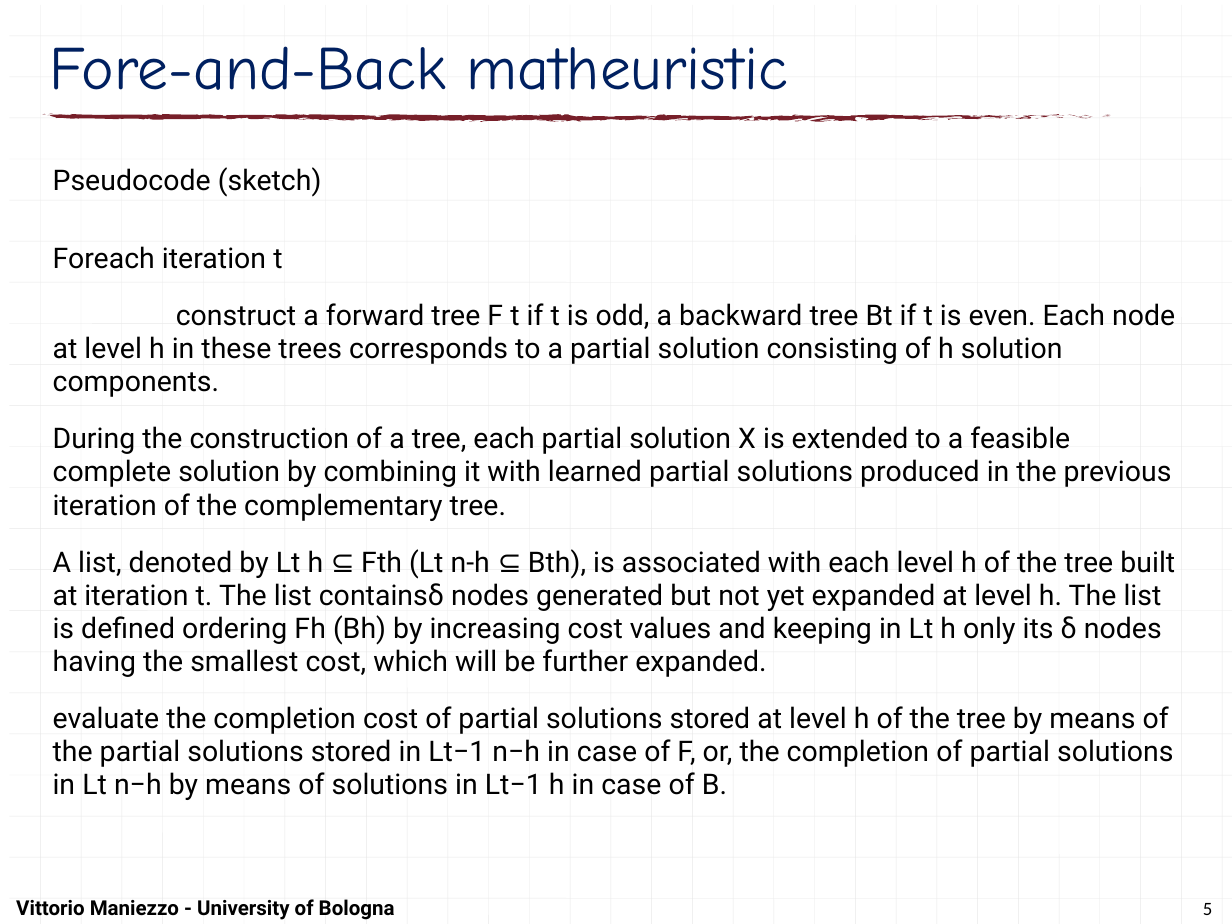
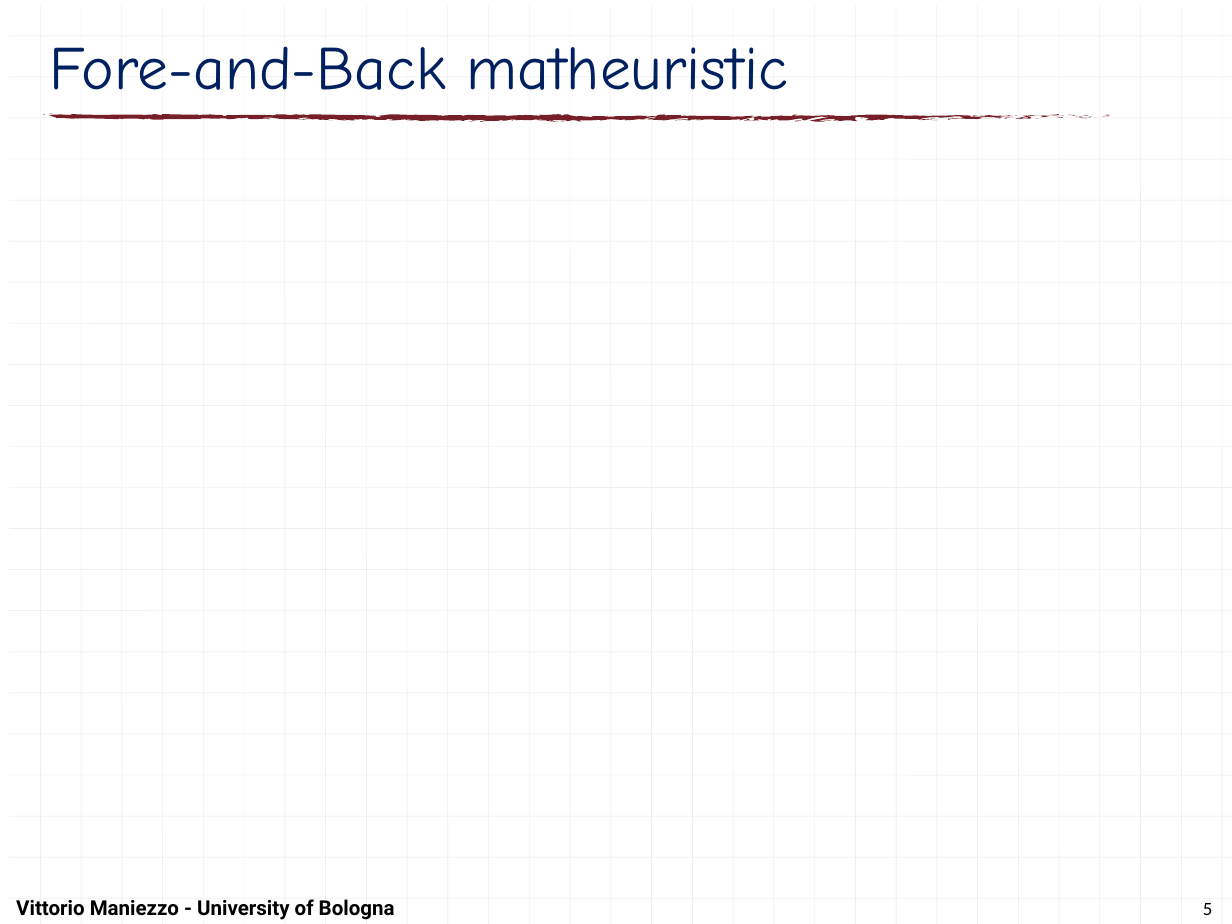
Before and after one commit to maniezzo/segmentation, a slide deck: slide 5 of doc/LION25_F&B/F&Bsegmentation.pptx. Drawn at 1232x924 pixels with LibreOffice and Linux fonts; fonts in the diff are those of the drawing; grey boxes stand for pictures. Boxes give left, top, right and bottom in pixels: in the first picture for what was removed or moved away, otherwise in the second. Text is boxed around its words. In the diff, an @@ line names an element or a change of style, - is before the commit and + after.

```diff
--- a/doc/LION25_F&B/F&Bsegmentation.pptx
+++ b/doc/LION25_F&B/F&Bsegmentation.pptx
@@ text removed at [53,167,1175,800] @@
-Pseudocode (sketch)
-Foreach iteration t
-construct a forward tree F t if t is odd, a backward tree Bt if t is even. Each node at level h in these trees corresponds to a partial solution consisting of h solution components.
-During the construction of a tree, each partial solution X is extended to a feasible complete solution by combining it with learned partial solutions produced in the previous iteration of the complementary tree.
-A list, denoted by Lt h ⊆ Fth (Lt n-h ⊆ Bth), is associated with each level h of the tree built at iteration t. The list containsδ nodes generated but not yet expanded at level h. The list is defined ordering Fh (Bh) by increasing cost values and keeping in Lt h only its δ nodes having the smallest cost, which will be further expanded.
-evaluate the completion cost of partial solutions stored at level h of the tree by means of the partial solutions stored in Lt−1 n−h in case of F, or, the completion of partial solutions in Lt n−h by means of solutions in Lt−1 h in case of B.
```
Also in this commit, not shown: 4 other slides changed, 6 slides added, 20 other files.
